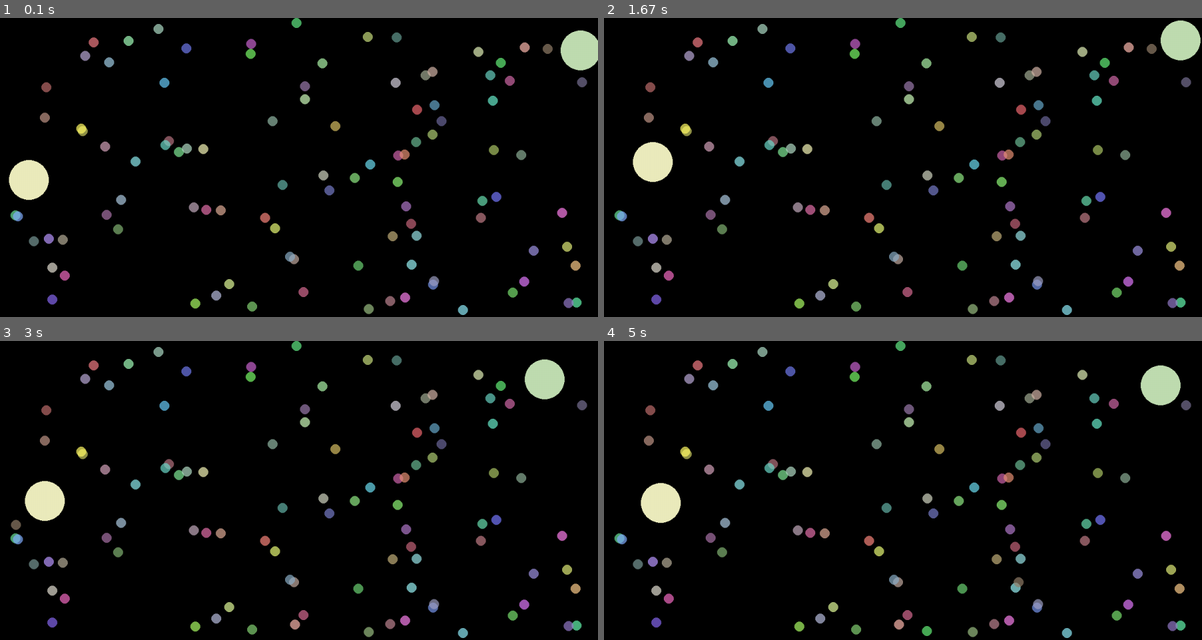
Above: before the commit, frames 1-4 (two rows, left to right).
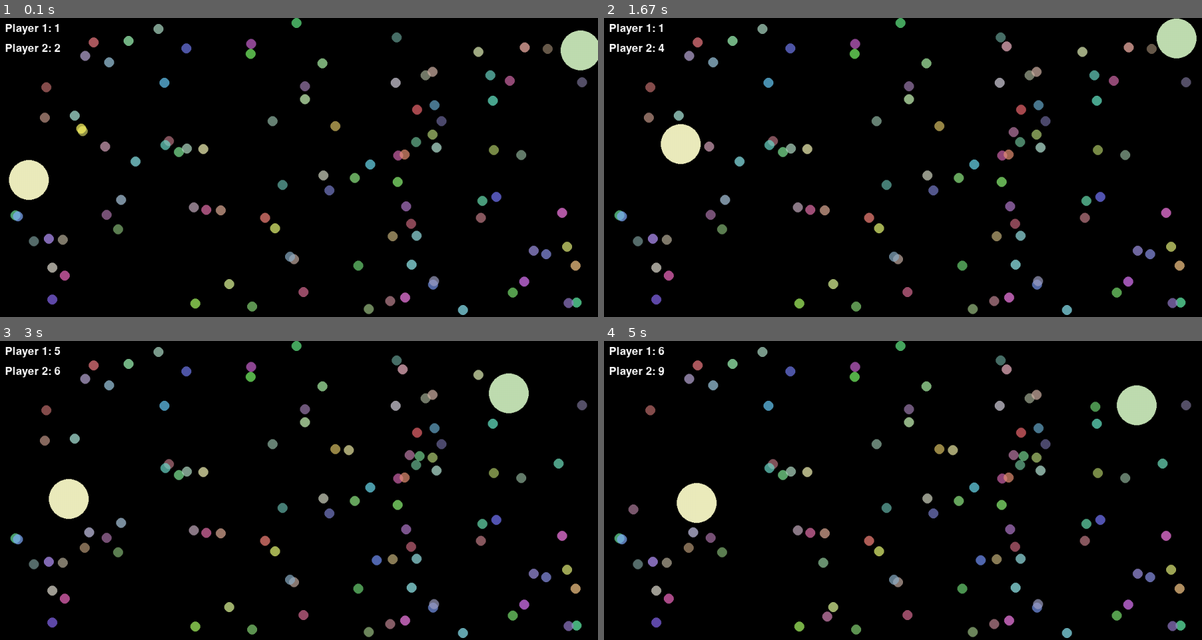
Above: after the commit, the same moments.

Repository: SeanMcReynolds/SimplePygame
Game: pygame game, started from game.py
Two runs of this game, one before a commit and one after it. Both use one fixed random seed, a clock stepped at 60 frames per second and the inputs below.
Inputs:
- Up to frame 1 (0.1 s): no input
- Up to frame 2 (1.67 s): hold A 0.33-0.8 s; hold Right 0.33-0.8 s; hold Right 0.83-1.3 s; hold D 0.83-1.3 s; hold Up 1.33-1.63 s; hold W 1.33-1.63 s
- Up to frame 3 (3 s): hold Right 1.67-2.13 s; hold D 1.67-2.13 s; hold Left 2.17-2.7 s; hold A 2.17-2.7 s; hold Down from 2.73 s (still down); hold S from 2.73 s (still down)
- Up to frame 4 (5 s): release Down at 3.03 s; release S at 3.03 s; hold Left 3.07-3.47 s; hold A 3.07-3.47 s; hold Up 3.5-3.87 s; hold W 3.5-3.87 s; hold Right 3.9-4.53 s; hold D 3.9-4.53 s; hold Down 4.57-4.93 s; hold S 4.57-4.93 s; hold Left from 4.97 s (still down); hold A from 4.97 s (still down)

The runs differ from the first frame. In frame 1, 0.5% of the frame differs, in the area x 0-93%, y 2-95%; in frame 2, 2.2%; in frame 3, 3.6%; in frame 4, 4.2%, in the area x 0-97%, y 2-99%.

Commit message:
unfinished

Diff:
--- a/game.py
+++ b/game.py
@@ -49,20 +49,32 @@
     def relocate(self):
         self.rect.center = (random.randint(10,1190),random.randint(10,590))
 
-class Scoreboard(pygame.sprite.Sprite):
-    def __init__(self):
-        self.color = (255,255,255)
-        self.count = 0
-        self.font = pygame.font.SysFont("comicsans",50, True , True)
-        self.text = self.font.render("Score : "+str(self.count),1,self.color)
+class Scoreboard:
+    def __init__(self, screen):
+        self.screen = screen
+        self.player1_score = 0
+        self.player2_score = 0
+        self.font = pygame.font.Font(None, 32)
 
-    def show_score(self, screen):
-        screen.blit(self.text, (100 ,100))
+    def draw(self):
+        p1_score_text = self.font.render(f"Player 1: {self.player1_score}", True, (255, 255, 255))
+        p2_score_text = self.font.render(f"Player 2: {self.player2_score}", True, (255, 255, 255))
+        self.screen.blit(p1_score_text, (10, 10))
+        self.screen.blit(p2_score_text, (10, 50))
 
-    def score_up(self):
-        self.count += 1
-        self.text = self.font.render("Score : "+str(self.count),1,self.color)
+    def increase_player1_score(self, points):
+        self.player1_score += points
 
+    def increase_player2_score(self, points):
+        self.player2_score += points
+
+    def p1_win(self):
+        player_1_win = self.font.render(f"Player 1 Wins!", True, (255, 255, 255))
+        self.screen.blit(player_1_win, (10, 10))
+
+    def p2_win(self):
+        player_2_win = self.font.render(f"Player 2 Wins!", True, (255, 255, 255))
+        self.screen.blit(player_2_win, (10, 50))
 
 
 
@@ -93,6 +105,8 @@
 objects.add(meals)
 objects.add(players)
 
+scoreboard = Scoreboard(screen)
+
 # Main game loop
 running = True
 while running:
@@ -116,42 +130,52 @@
     #     sq.rect.y += 2
 
     if keys[pygame.K_LEFT]:
-        p1.move(-2,0)
+        p1.move(-4,0)
     if keys[pygame.K_RIGHT]:
-        p1.move(2,0)
+        p1.move(4,0)
     if keys[pygame.K_UP]:
-        p1.move(0,-2)
+        p1.move(0,-4)
     if keys[pygame.K_DOWN]:
-        p1.move(0,2)
+        p1.move(0,4)
 
     if keys[pygame.K_a]:
-        p2.move(-2,0)
+        p2.move(-4,0)
     if keys[pygame.K_d]:
-        p2.move(2,0)
+        p2.move(4,0)
     if keys[pygame.K_w]:
-        p2.move(0,-2)
+        p2.move(0,-4)
     if keys[pygame.K_s]:
-        p2.move(0,2)
+        p2.move(0,4)
+
+
+
+
 
 
     for player in players:
+        food_collisions = pygame.sprite.spritecollide(player, meals, True)
+        for food in food_collisions:
+            new_food = Food()
+            meals.add(new_food)
+            if player == p1:
+                scoreboard.increase_player1_score(1)
+            elif player == p2:
+                scoreboard.increase_player2_score(1)
         for other in players:
             if player != other and player.rect.colliderect(other.rect):
                 screen.fill((255,0,0))
                 player.relocate()
-        for x in objects:
-            if not player is x and player.collision(x):
-                if type(x) == Food:
-                    x.relocate()
-                    player.count += 1
-        if player.count == 100:
-            pygame.quit()
-            sys.exit()
+        if scoreboard.player1_score >= 100:
+            scoreboard.p1_win()
+        if scoreboard.player2_score >= 100:
+            scoreboard.p2_win()
 
     meals.draw(screen)
     players.draw(screen)
+    scoreboard.draw()
 
     # Update the display
+    pygame.display.update()
     pygame.display.flip()
     clock.tick(60)
 
